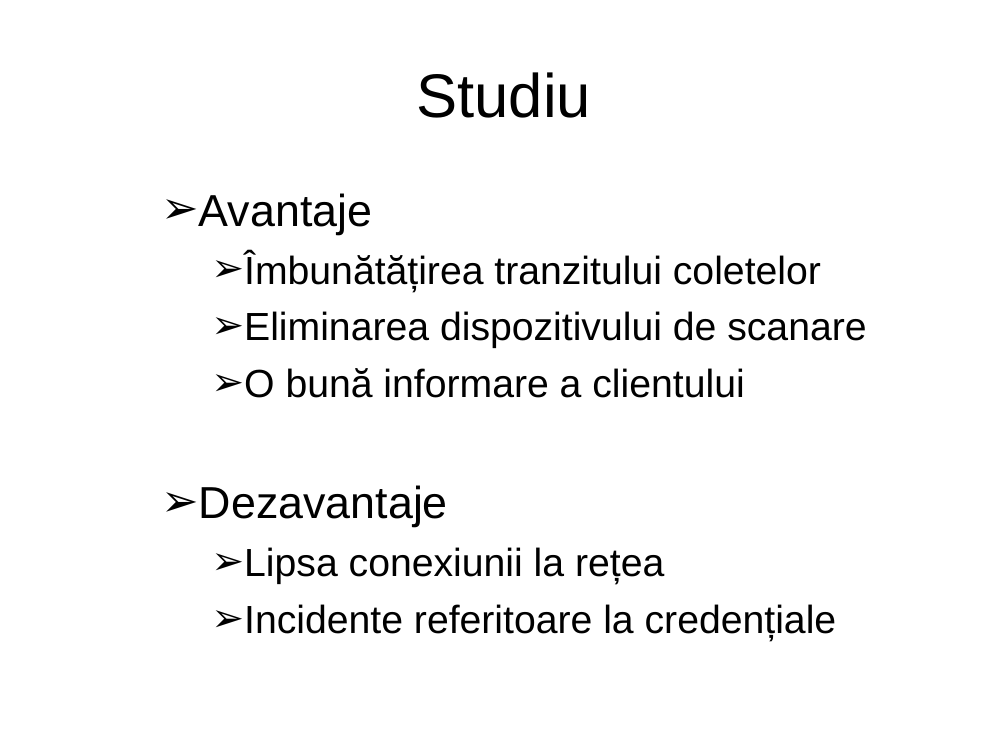
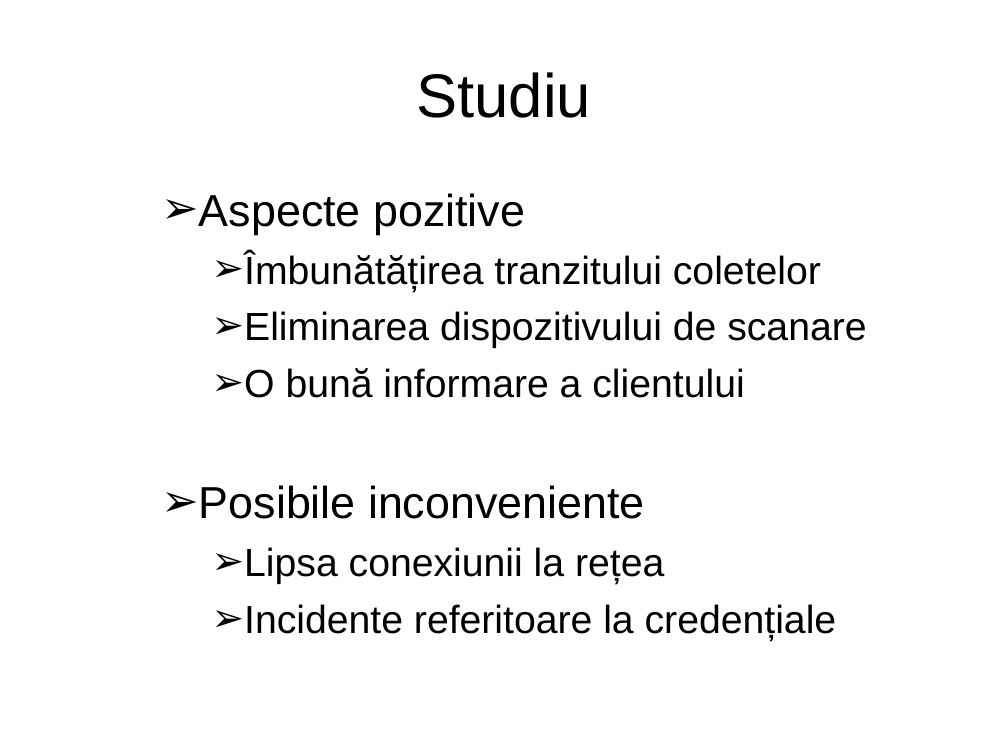
Before and after one commit to lchirvase91/disertatie, a slide deck: slide 4 of documentatie_scris/Disertatie - Prezentare PP Liviu Chirvase.ppt. Drawn at 1008x756 pixels with LibreOffice and Linux fonts; fonts in the diff are those of the drawing; background and template pictures are left out. Boxes give left, top, right and bottom in pixels: in the first picture for what was removed or moved away, otherwise in the second. Text is boxed around its words. In the diff, an @@ line names an element or a change of style, - is before the commit and + after.

Commit message:
[ppt] Final ppt

```diff
--- a/documentatie_scris/Disertatie - Prezentare PP Liviu Chirvase.ppt
+++ b/documentatie_scris/Disertatie - Prezentare PP Liviu Chirvase.ppt
@@ text at box(199, 193, 525, 235): text changed @@
-➢ Avantaje
+➢ Aspecte pozitive
@@ text at box(199, 485, 644, 519): text changed @@
-➢ Dezavantaje
+➢ Posibile inconveniente
```
Also in this commit, not shown: 2 other slides changed.
